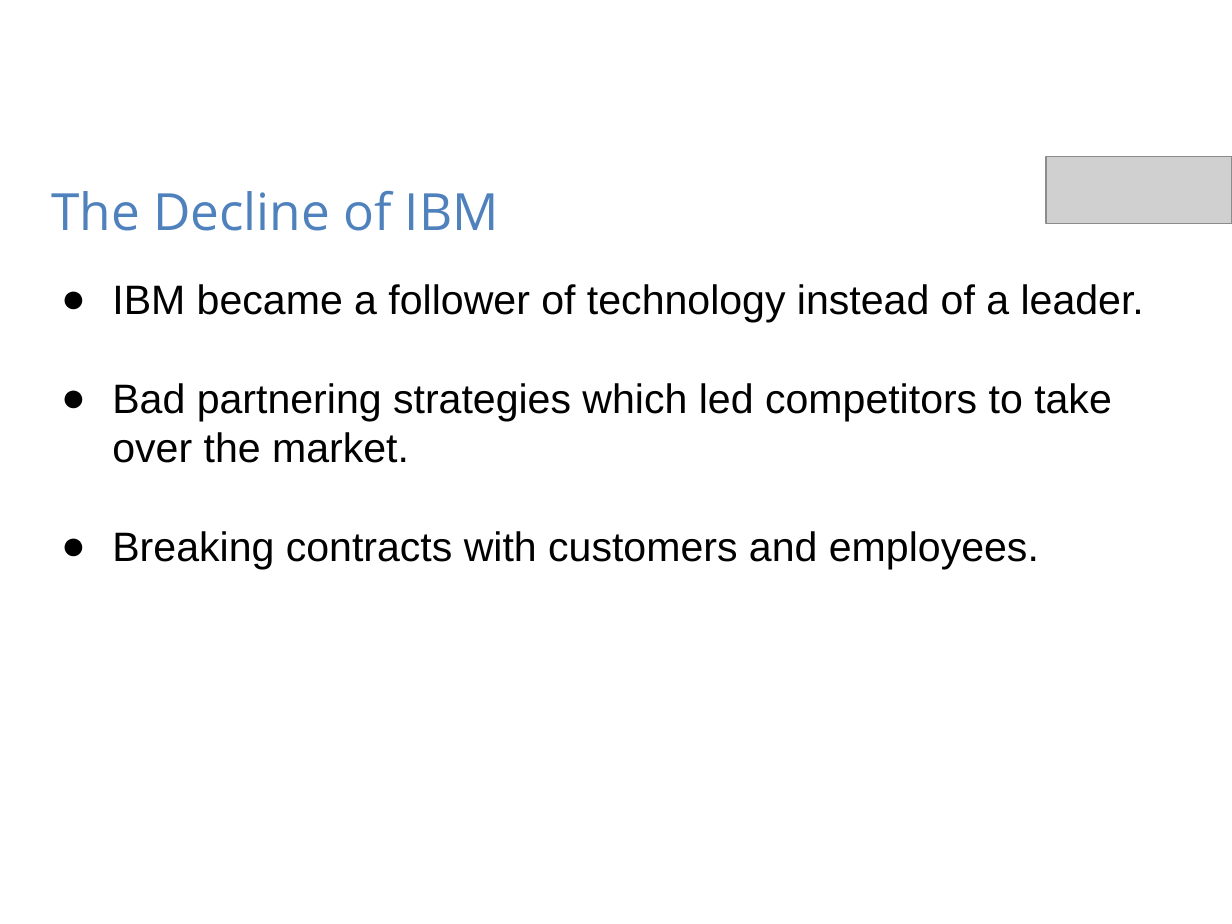
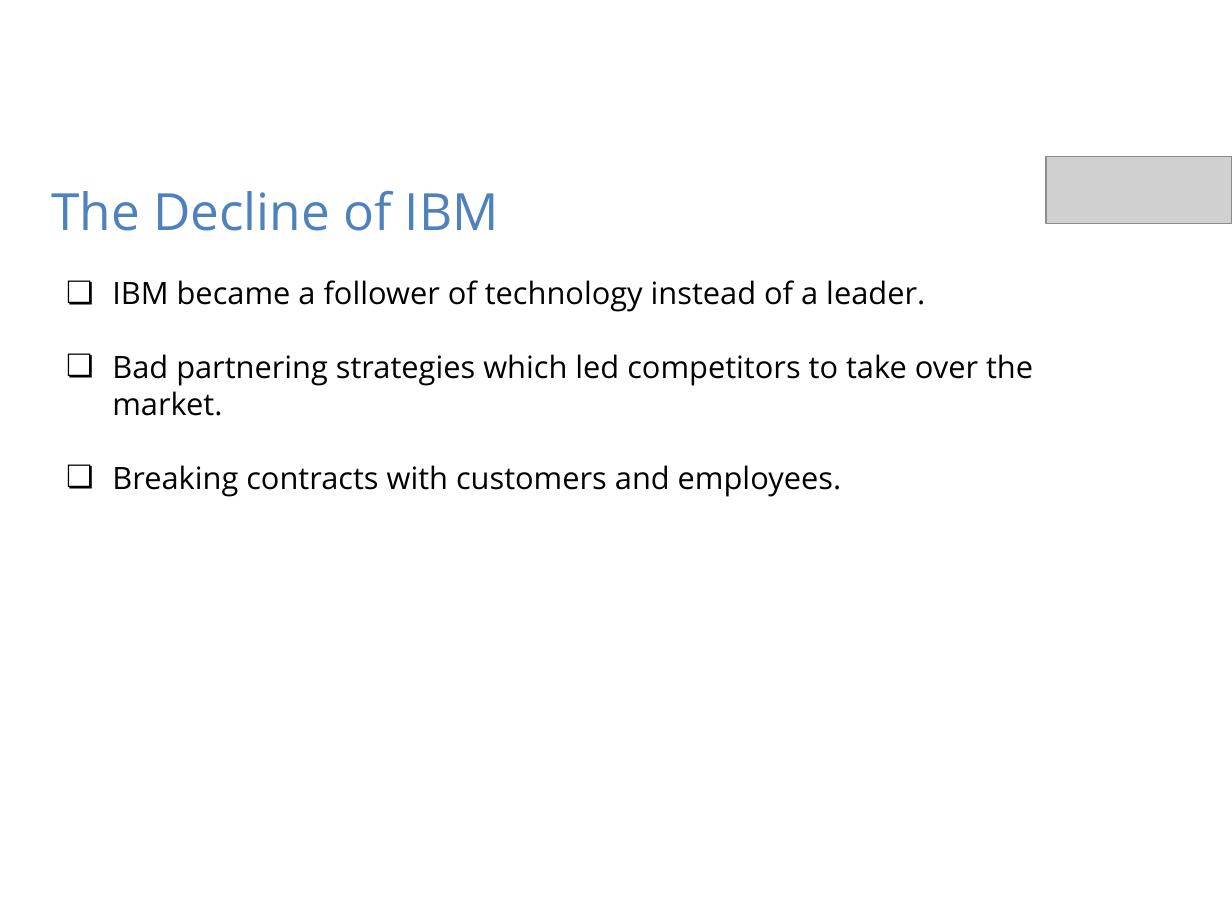
Before and after one commit to likithshekar/Case_Study_KM, a slide deck: slide 21 of IBM Case Study.pptx. Drawn at 1232x924 pixels with LibreOffice and Linux fonts; fonts in the diff are those of the drawing; grey boxes stand for pictures; background and template pictures are left out. Boxes give left, top, right and bottom in pixels: in the first picture for what was removed or moved away, otherwise in the second. Text is boxed around its words. In the diff, an @@ line names an element or a change of style, - is before the commit and + after.

```diff
--- a/IBM Case Study.pptx
+++ b/IBM Case Study.pptx
@@ text "IBM became a follower of ..." at <box>112,280,1033,497</box>: size 24 to 18 pt, font Arial to Open Sans; bullet ● to ❏ @@
```
Also in this commit, not shown: 5 other slides changed, 1 other file.
